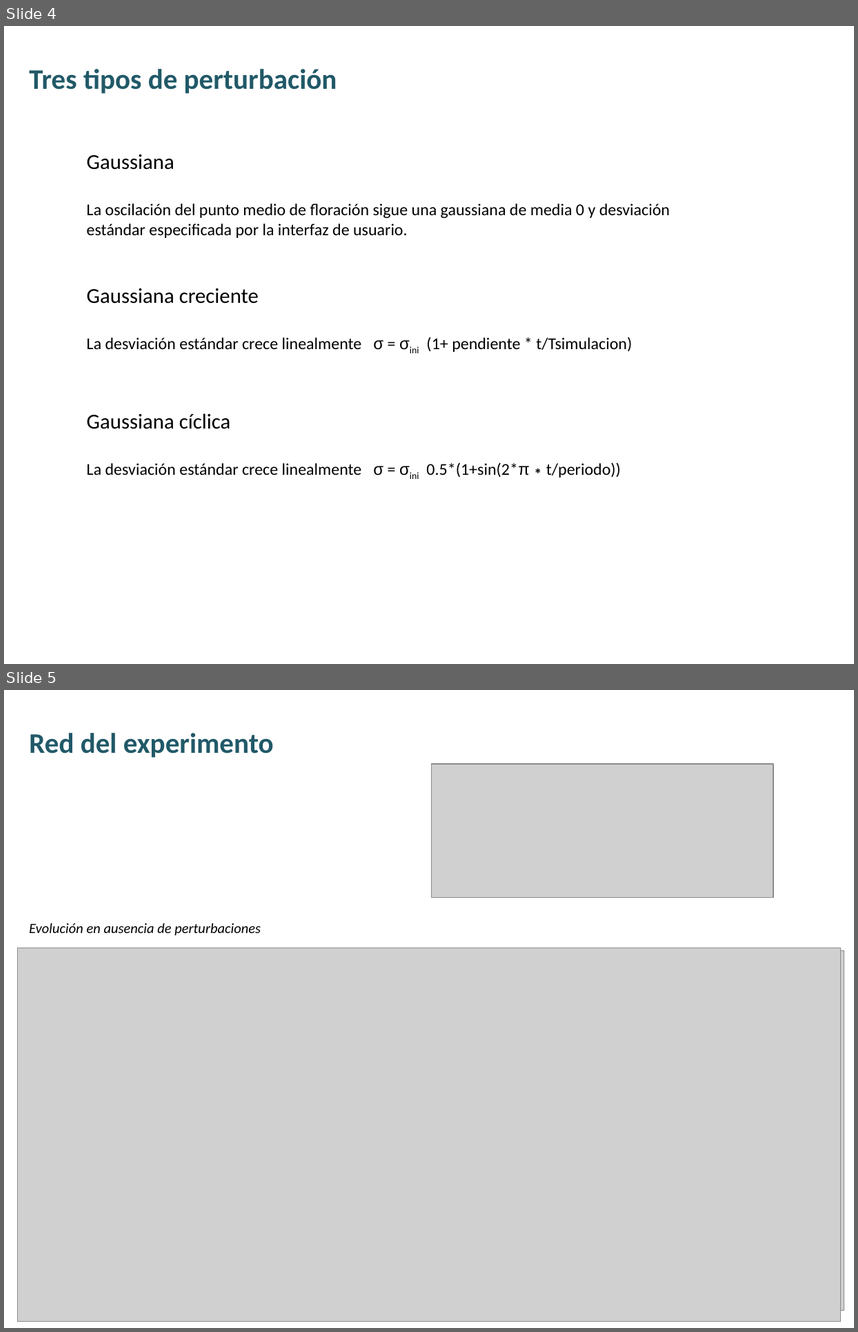
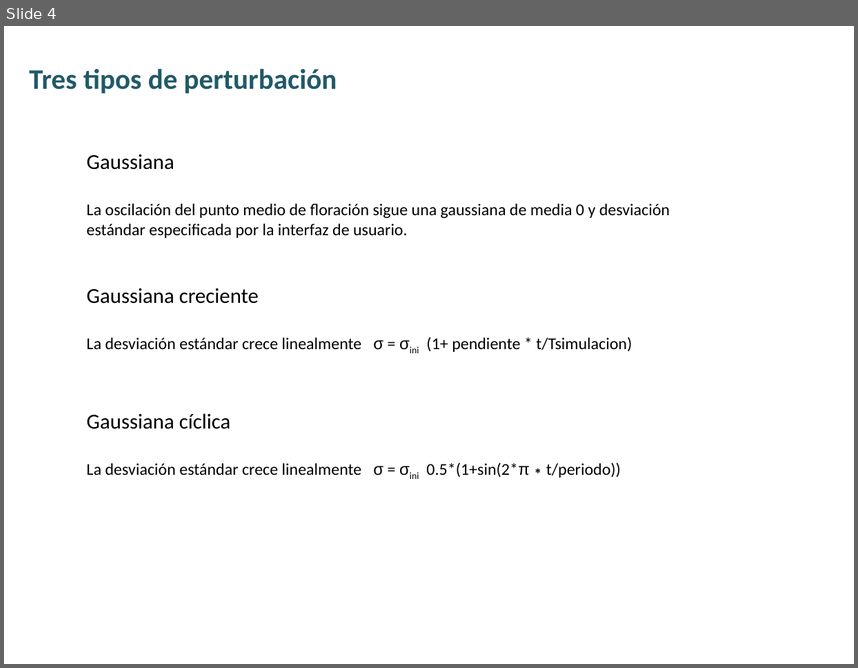
Before and after one commit to ghostdatalearner/texto_tutto, a slide deck: ManFigs/res_pert_sigmund.pptx. Shown one above the other, each under a label of ours: slides 4 and 5 before the commit, slide 4 after it. The pictures are 858x1332 and 858x668 pixels, drawn with LibreOffice and Linux fonts; fonts in the diff are those of the drawing; grey boxes stand for pictures. Boxes give left, top, right and bottom in pixels: in the first picture for what was removed or moved away, otherwise in the second. Text is boxed around its words. In the diff, an @@ line names an element or a change of style, - is before the commit and + after.

```diff
--- a/ManFigs/res_pert_sigmund.pptx
+++ b/ManFigs/res_pert_sigmund.pptx
@@ slide 5 removed at box(4, 690, 854, 1328), background #FFFFFF @@
@@ text removed at box(29, 733, 274, 758) @@
-Red del experimento
@@ picture removed at box(432, 764, 773, 898) @@
@@ text removed at box(29, 923, 261, 936) @@
-Evolución en ausencia de perturbaciones
@@ picture removed at box(18, 947, 842, 1321) @@
@@ picture removed at box(19, 950, 844, 1310) @@
```
Also in this commit, not shown: 2 slides added, 15 other files.
